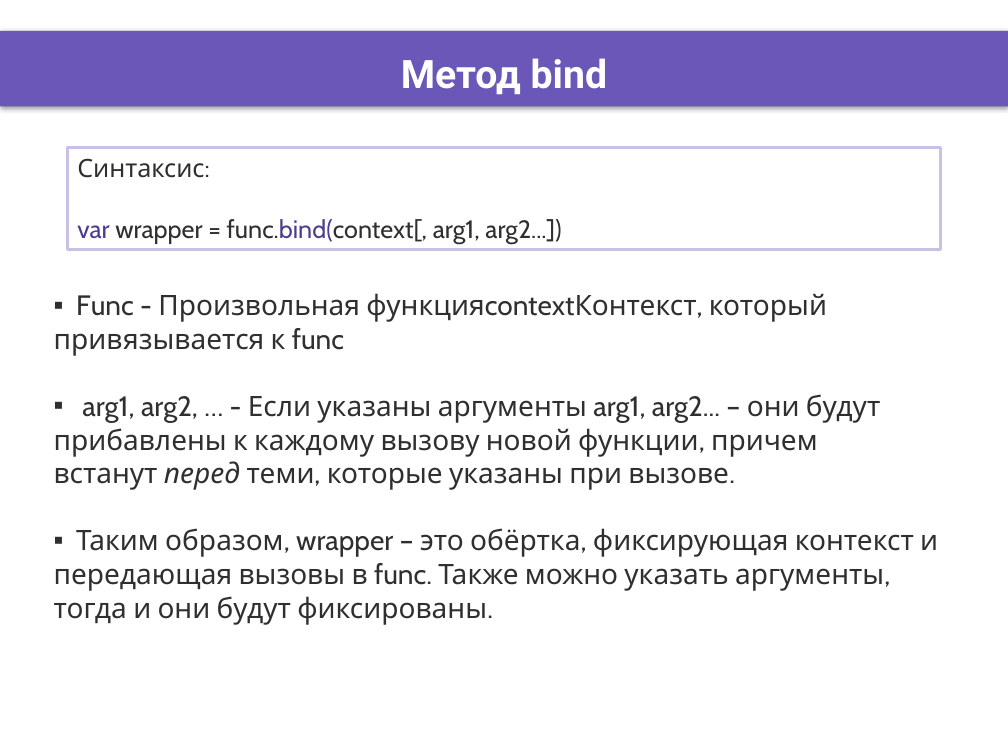
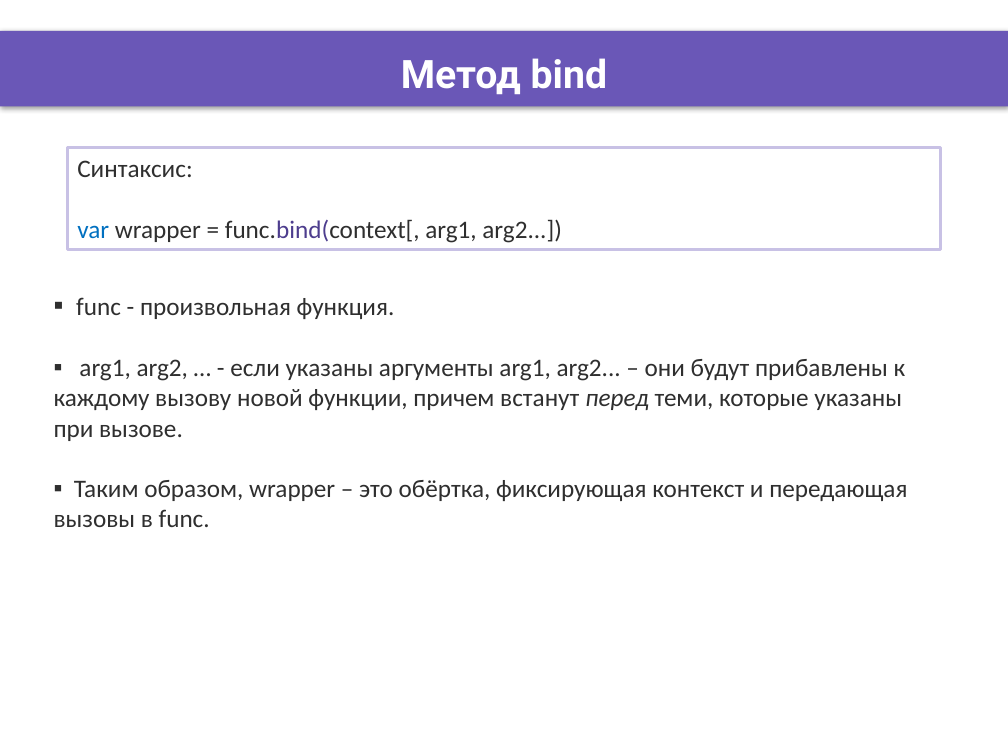
Before and after one commit to DinamickaDevelopment/ignite, a slide deck: slide 4 of JS/004_lesson/Presentation/Context_this.pptx (slide 3 before the commit). Drawn at 1008x756 pixels with LibreOffice and Linux fonts; fonts in the diff are those of the drawing; background and template pictures are left out. Boxes give left, top, right and bottom in pixels: in the first picture for what was removed or moved away, otherwise in the second. Text is boxed around its words. In the diff, an @@ line names an element or a change of style, - is before the commit and + after.

```diff
--- a/JS/004_lesson/Presentation/Context_this.pptx
+++ b/JS/004_lesson/Presentation/Context_this.pptx
@@ rectangle "Синтаксис:" at [68, 148, 940, 250]: font Cabin to Calibri; text colour #4D3D8E to #0070C0 in "var" @@
@@ text at [54, 297, 907, 527]: text changed; size 20 to 18 pt; font Cabin to Calibri @@
-▪ Func - Произвольная функцияcontextКонтекст, который привязывается к func
-▪ arg1, arg2, … - Если указаны аргументы arg1, arg2... – они будут прибавлены к каждому вызову новой функции, причем встанут перед теми, которые указаны при вызове.
-▪ Таким образом, wrapper – это обёртка, фиксирующая контекст и передающая вызовы в func. Также можно указать аргументы, тогда и они будут фиксированы.
+▪ func - произвольная функция.
+▪ arg1, arg2, … - если указаны аргументы arg1, arg2... – они будут прибавлены к каждому вызову новой функции, причем встанут перед теми, которые указаны при вызове.
+▪ Таким образом, wrapper – это обёртка, фиксирующая контекст и передающая вызовы в func.
```
Also in this commit, not shown: 3 other slides changed, 7 other files.
